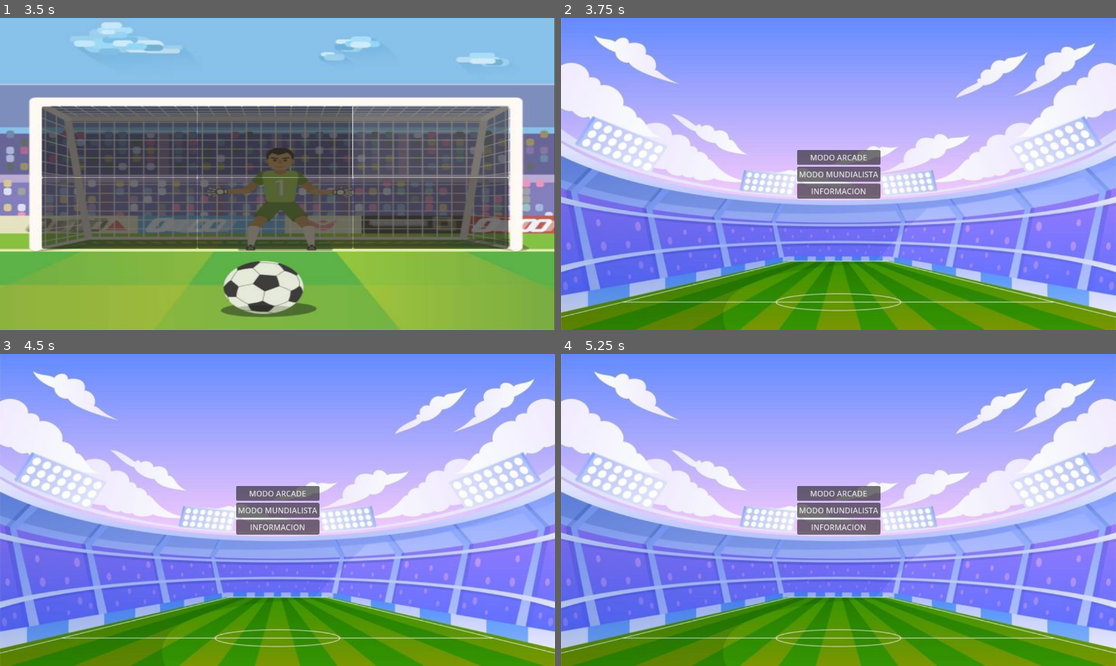
Above: before the commit, frames 1-4 (two rows, left to right).
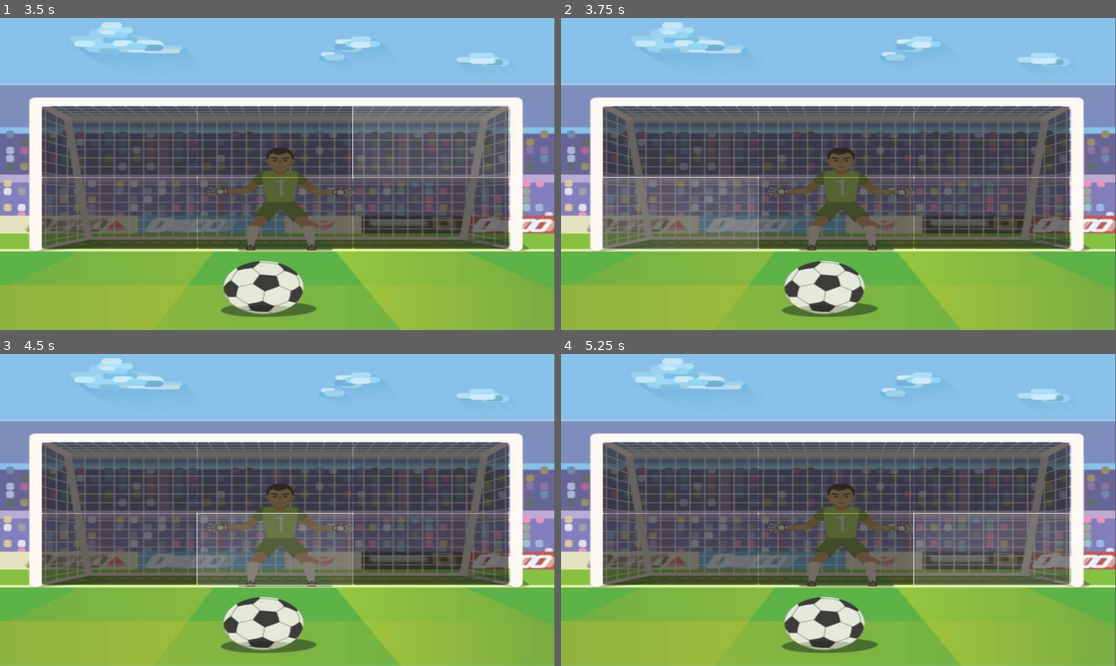
Above: after the commit, the same moments.

Repository: socarros02/juego_godot
Game: Godot game, scene res://menu.tscn
Same seed, same stepped clock (60 frames per second), same inputs: the game is played once before the commit and once after it.
Inputs (mouse positions are in pixels of both pictures, inside the frame that each line leads up to):
- Up to frame 1 (3.5 s): click "MODO ARCADE" at 0.5 s; click (122, 142) at 1.25 s; click (277, 142) at 2 s; click (432, 142) at 2.75 s
- Up to frame 2 (3.75 s): click (683, 214) at 3.5 s
- Up to frame 3 (4.5 s): click (277, 550) at 4.27 s
- Up to frame 4 (5.25 s): click (993, 550) at 5.02 s

Frame 1 is identical in both runs. In frame 2, 99% of the frame differs, in the area x 0-100%, y 0-100%; in frame 3, 99%; in frame 4, 99%.

Commit message:
nuevo commit

Diff:
--- a/penales-mundialistasV2/arcade.gd
+++ b/penales-mundialistasV2/arcade.gd
@@ -34,10 +34,10 @@
 	gol = ataja(pat,faseActual)
 	if gol==1:
 
-		contador=contadorFunc(contador)
+
 		puntosActuales=puntos(faseActual,puntosActuales)
 		faseActual=fase(contador,faseActual)
-
+		contador=contadorFunc(contador)
 		print("gol!!!|puntos:%d|fase %d|"%[puntosActuales,faseActual])
 	else:
 		print("atajo el aquero|puntos:%d|fase %d|"%[puntosActuales,faseActual])
@@ -50,7 +50,7 @@
 	return contador
 func fase(contador,fase):
 	var faseactual=fase
-	if contador % 3 == 0 && faseactual < faseMaxima:
+	if contador == 3 && faseactual < faseMaxima:
 		faseactual=faseactual+1
 	return faseactual
 
